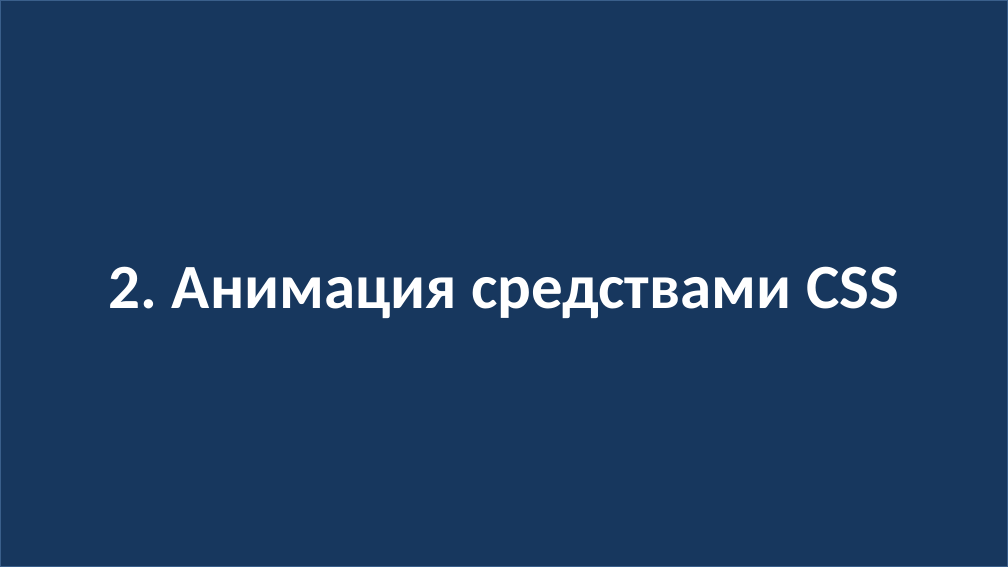
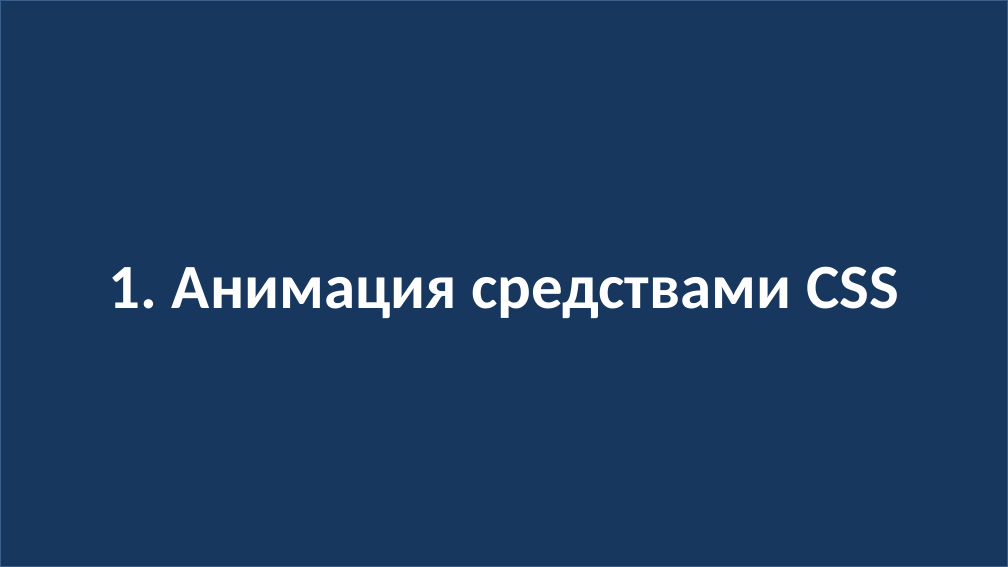
Before and after one commit to web42-ortdnipro/lesson08, a slide deck: slide 2 of lesson08.pptx (slide 7 before the commit). Drawn at 1008x567 pixels with LibreOffice and Linux fonts; fonts in the diff are those of the drawing. Boxes give left, top, right and bottom in pixels: in the first picture for what was removed or moved away, otherwise in the second. Text is boxed around its words. In the diff, an @@ line names an element or a change of style, - is before the commit and + after.

```diff
--- a/lesson08.pptx
+++ b/lesson08.pptx
@@ text in rectangle at (109, 266, 899, 318): text changed @@
-2. Анимация средствами CSS
+1. Анимация средствами CSS
```
Also in this commit, not shown: 1 other slide changed, 1 other file.
